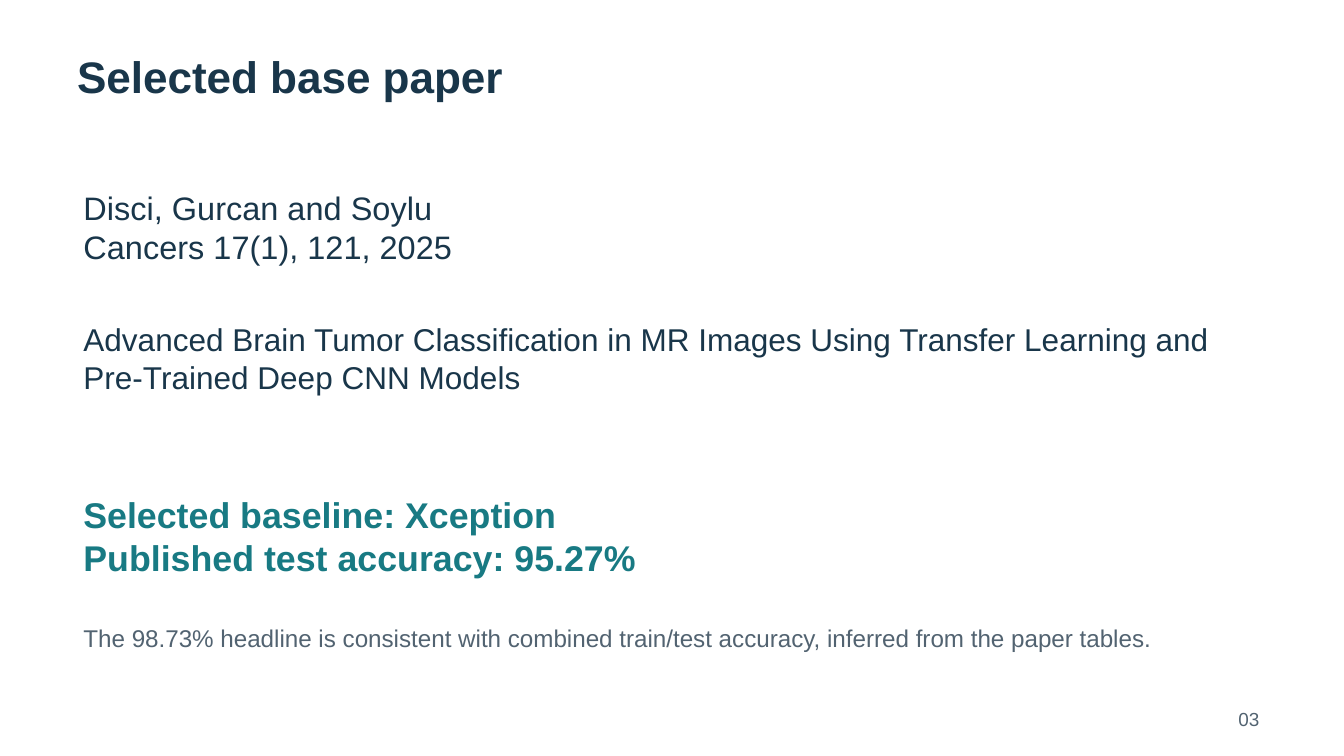
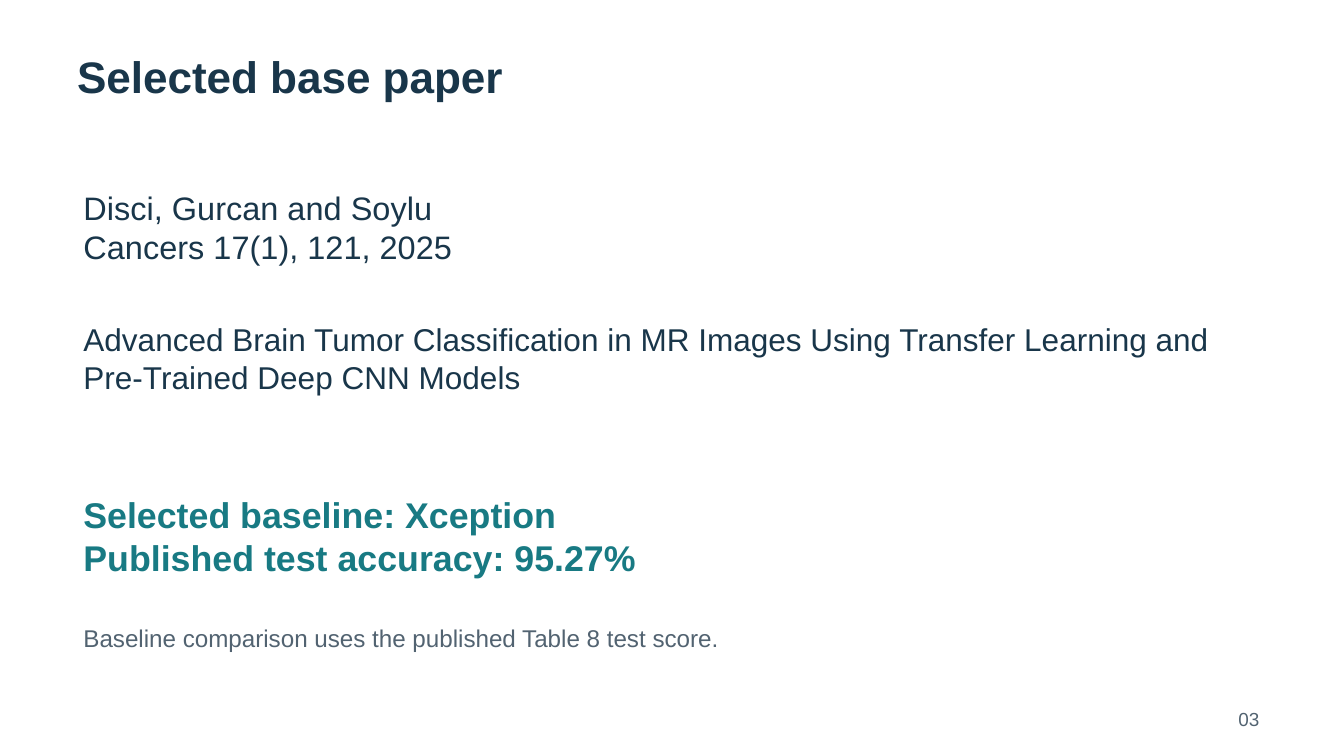
Before and after one commit to visheshrao17/ComputerVision_Prj, a slide deck: slide 3 of deliverables/final_evaluation/Brain_MRI_Final_Presentation.pptx. Drawn at 1344x756 pixels with LibreOffice and Linux fonts; fonts in the diff are those of the drawing. Boxes give left, top, right and bottom in pixels: in the first picture for what was removed or moved away, otherwise in the second. Text is boxed around its words. In the diff, an @@ line names an element or a change of style, - is before the commit and + after.

```diff
--- a/deliverables/final_evaluation/Brain_MRI_Final_Presentation.pptx
+++ b/deliverables/final_evaluation/Brain_MRI_Final_Presentation.pptx
@@ text at box(83, 629, 719, 652): text changed @@
-The 98.73% headline is consistent with combined train/test accuracy, inferred from the paper tables.
+Baseline comparison uses the published Table 8 test score.
```
Also in this commit, not shown: 7 other slides changed, 5 slides added, 8 slides removed, 2 other files.
